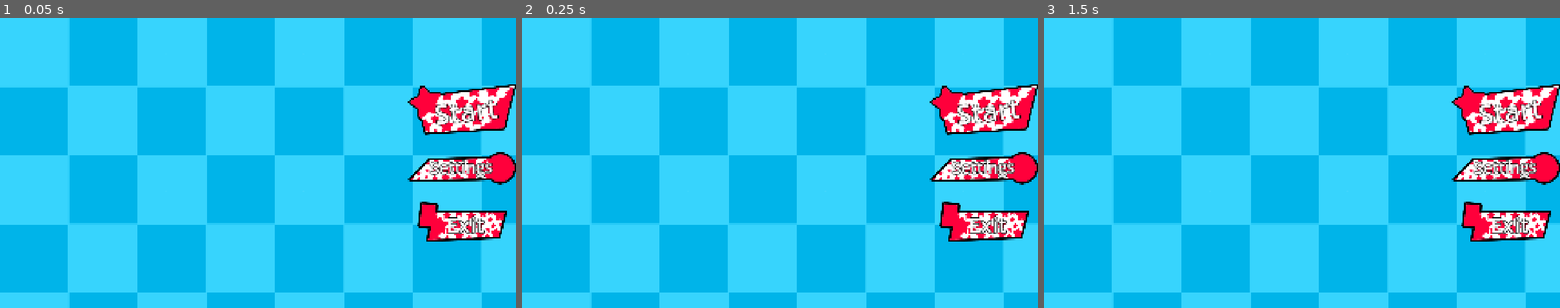
Above: before the commit, frames 1-3 (left to right).
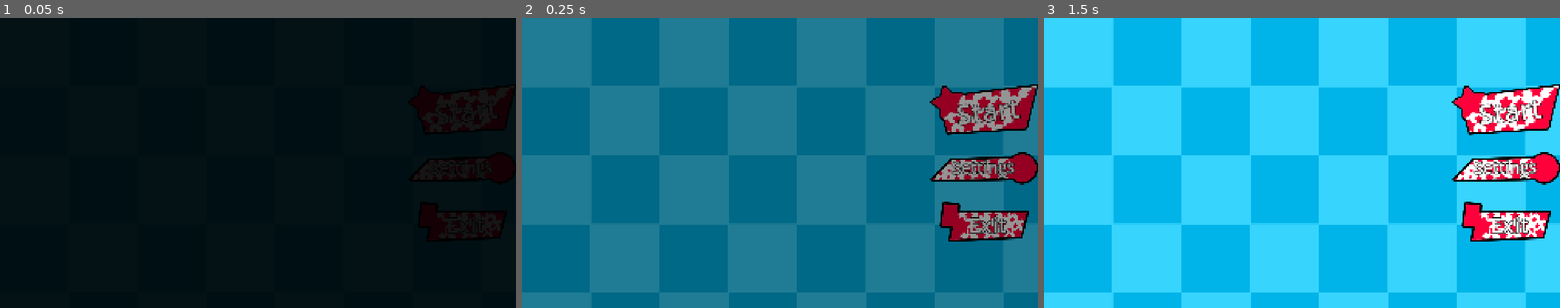
Above: after the commit, the same moments.

Repository: GuiDev-bit/Winter-Game-Jam
Game: Godot game, scene res://scenes/ui/main_menu.tscn
The game is run twice, just before and just after one commit, with the same random seed, the same clock (stepped at 60 frames per second) and the same inputs.
Inputs:
- Up to frame 1 (0.05 s): no input
- Up to frame 2 (0.25 s): no input
- Up to frame 3 (1.5 s): click "Settings" at 0.5 s; click "Start" at 1.25 s

The runs differ from the first frame. In frame 1, 99% of the frame differs, in the area x 0-100%, y 0-100%; in frame 2, 99%; in frame 3, nothing differs.
Error in both runs: Trying to assign value of type 'TextureButton' to a variable of type 'Button'. (res://script/ui/main_menu.gd:3)

Commit message:
match manager, transition scenes

Diff:
--- a/project.godot
+++ b/project.godot
@@ -26,6 +26,7 @@
 AiManager="*uid://cnw0c8yukfane"
 SaveManager="*uid://cjws4nr77wrlf"
 LevelManager="*uid://tdhtb5yio6f6"
+Transition="*uid://xu235ggxkw34"
 
 [display]
 
--- /dev/null
+++ b/scenes/arena/transition.tscn
@@ -0,0 +1,71 @@
+[gd_scene format=3 uid="uid://xu235ggxkw34"]
+
+[ext_resource type="Script" uid="uid://c1rjnpxl2syff" path="res://script/arena/transition.gd" id="1_rmokm"]
+
+[sub_resource type="Animation" id="Animation_rmokm"]
+length = 0.001
+tracks/0/type = "value"
+tracks/0/imported = false
+tracks/0/enabled = true
+tracks/0/path = NodePath("ColorRect:modulate")
+tracks/0/interp = 1
+tracks/0/loop_wrap = true
+tracks/0/keys = {
+"times": PackedFloat32Array(0),
+"transitions": PackedFloat32Array(1),
+"update": 0,
+"values": [Color(1, 1, 1, 1)]
+}
+
+[sub_resource type="Animation" id="Animation_d0oda"]
+resource_name = "fade_in"
+length = 0.4
+tracks/0/type = "value"
+tracks/0/imported = false
+tracks/0/enabled = true
+tracks/0/path = NodePath("ColorRect:modulate")
+tracks/0/interp = 1
+tracks/0/loop_wrap = true
+tracks/0/keys = {
+"times": PackedFloat32Array(0, 0.4),
+"transitions": PackedFloat32Array(1, 1),
+"update": 0,
+"values": [Color(0, 0, 0, 1), Color(0, 0, 0, 0)]
+}
+
+[sub_resource type="Animation" id="Animation_jy3vt"]
+resource_name = "fade_out"
+length = 0.4
+tracks/0/type = "value"
+tracks/0/imported = false
+tracks/0/enabled = true
+tracks/0/path = NodePath("ColorRect:modulate")
+tracks/0/interp = 1
+tracks/0/loop_wrap = true
+tracks/0/keys = {
+"times": PackedFloat32Array(0, 0.4),
+"transitions": PackedFloat32Array(1, 1),
+"update": 0,
+"values": [Color(0, 0, 0, 0), Color(0, 0, 0, 1)]
+}
+
+[sub_resource type="AnimationLibrary" id="AnimationLibrary_d0oda"]
+_data = {
+&"RESET": SubResource("Animation_rmokm"),
+&"fade_in": SubResource("Animation_d0oda"),
+&"fade_out": SubResource("Animation_jy3vt")
+}
+
+[node name="Transition" type="CanvasLayer" unique_id=1123932116]
+script = ExtResource("1_rmokm")
+
+[node name="ColorRect" type="ColorRect" parent="." unique_id=330790059]
+anchors_preset = 15
+anchor_right = 1.0
+anchor_bottom = 1.0
+grow_horizontal = 2
+grow_vertical = 2
+color = Color(0, 0, 0, 1)
+
+[node name="AnimationPlayer" type="AnimationPlayer" parent="." unique_id=549402355]
+libraries/ = SubResource("AnimationLibrary_d0oda")
--- /dev/null
+++ b/script/arena/transition.gd
@@ -0,0 +1,21 @@
+extends CanvasLayer
+
+@onready var anim : AnimationPlayer = $AnimationPlayer
+@onready var rect : ColorRect = $ColorRect
+
+func _ready() -> void:
+	rect.modulate = Color(0, 0, 0, 0)
+	layer = 100
+
+func change_scene(path: String) -> void:
+	anim.play("fade_out")
+	await anim.animation_finished
+	get_tree().change_scene_to_file(path)
+	await anim.animation_finished
+	get_tree().change_scene_to_file(path)
+	await get_tree().process_frame
+	anim.play("fade_in")
+
+func fade_in_only() -> void:
+	rect.modulate = Color(0, 0, 0, 1)
+	anim.play("fade_in")
--- a/script/manager/match_manager.gd
+++ b/script/manager/match_manager.gd
@@ -40,3 +40,12 @@
 		emit_signal("match_completed")
 		return "right"
 	return ""
+
+func _on_game_ended() -> void:
+	var winner = check_win_condition()
+	emit_signal("match_completed", winner)
+	await get_tree().create_timer(1.5).timeout
+	if winner == "left":
+		Transition.change_scene("res://scenes/ui/win_menu.tscn")
+	else:
+		Transition.change_scene("res://scenes/ui/lose_menu.tscn")
--- a/script/player/player.gd
+++ b/script/player/player.gd
@@ -349,3 +349,8 @@
 			animated_sprite.play("hit_glove_a")
 		Weapon.CANON :
 			animated_sprite.play("canon")
+
+func flash_red() -> void:
+	animated_sprite.modulate = Color(1, 0, 0, 1)
+	await get_tree().create_timer(0.1).timeout
+	animated_sprite.modulate = Color(1, 1, 1, 1)
--- a/script/ui/level_selector.gd
+++ b/script/ui/level_selector.gd
@@ -8,11 +8,11 @@
 func _on_button_pressed() -> void:
 	# Niveau 1 = arena de base
 	GameManager.reset()
-	get_tree().change_scene_to_file("res://scenes/main/main.tscn")
+	Transition.change_scene("res://scenes/main/main.tscn")
 
 func _on_button_2_pressed() -> void:
 	# Niveau 2 à faire plus tard
 	pass
 
 func _on_back_pressed() -> void:
-	get_tree().change_scene_to_file("res://scenes/ui/main_menu.tscn")
+	Transition.change_scene("res://scenes/ui/main_menu.tscn")
--- a/script/ui/lose_menu.gd
+++ b/script/ui/lose_menu.gd
@@ -1,12 +1,12 @@
 extends Control
 
 @onready var retry : Button = $Panel/MarginContainer/VBoxContainer/HBoxContainer/Retry
-@onready var main_menu : Button = $Panel/MarginContainer/VBoxContainer/HBoxContainer/Main Menu
+@onready var main_menu : Button = $"Panel/MarginContainer/VBoxContainer/HBoxContainer/Main Menu"
 
 func _on_retry_pressed() -> void:
 	GameManager.reset()
-	get_tree().change_scene_to_file("res://scenes/main/main.tscn")
+	Transition.change_scene("res://scenes/main/main.tscn")
 
 func _on_main_menu_pressed() -> void:
 	GameManager.reset()
-	get_tree().change_scene_to_file("res://scenes/ui/main_menu.tscn")
+	Transition.change_scene("res://scenes/ui/main_menu.tscn")
--- a/script/ui/main_menu.gd
+++ b/script/ui/main_menu.gd
@@ -6,12 +6,13 @@
 
 func _ready() -> void:
 	AudioManager.play_menu_music()
+	Transition.fade_in_only()
 
 func _on_start_pressed() -> void:
-	get_tree().change_scene_to_file("res://scenes/ui/level_selector.tscn")
+	Transition.change_scene("res://scenes/ui/level_selector.tscn")
 
 func _on_settings_pressed() -> void:
-	get_tree().change_scene_to_file("res://scenes/ui/settings_menu.tscn")
+	Transition.change_scene("res://scenes/ui/settings_menu.tscn")
 
 func _on_exit_pressed() -> void:
 	get_tree().quit()
--- a/script/ui/setting_menu.gd
+++ b/script/ui/setting_menu.gd
@@ -26,4 +26,4 @@
 	SaveManager.save_volume(1.0, 1.0)
 
 func _on_back_pressed() -> void:
-	get_tree().change_scene_to_file("res://scenes/ui/main_menu.tscn")
+	Transition.change_scene("res://scenes/ui/main_menu.tscn")
--- a/script/ui/win_menu.gd
+++ b/script/ui/win_menu.gd
@@ -16,8 +16,8 @@
 
 func _on_play_again_pressed() -> void:
 	GameManager.reset()
-	get_tree().change_scene_to_file("res://scenes/main/main.tscn")
+	Transition.change_scene("res://scenes/main/main.tscn")
 
 func _on_main_menu_pressed() -> void:
 	GameManager.reset()
-	get_tree().change_scene_to_file("res://scenes/ui/main_menu.tscn")
+	Transition.change_scene("res://scenes/ui/main_menu.tscn")
Not shown, added: script/arena/transition.gd.uid
